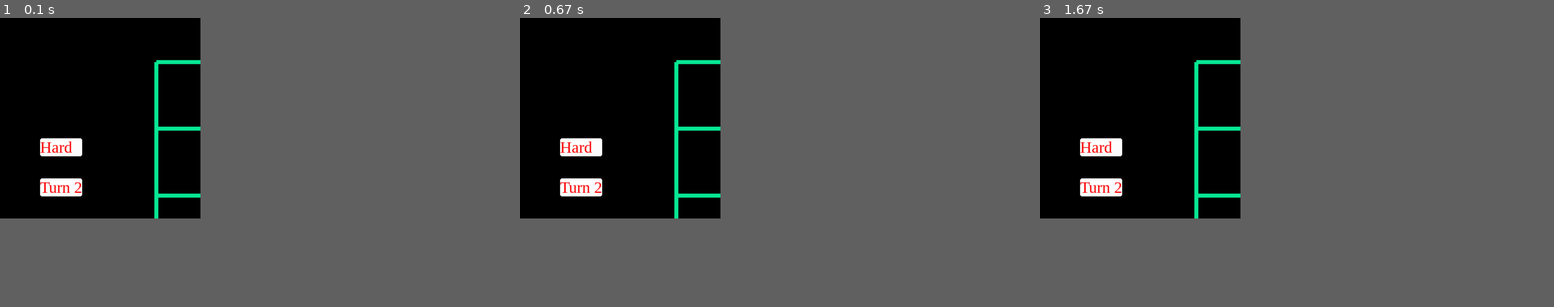
Above: before the commit, frames 1-3 (left to right).
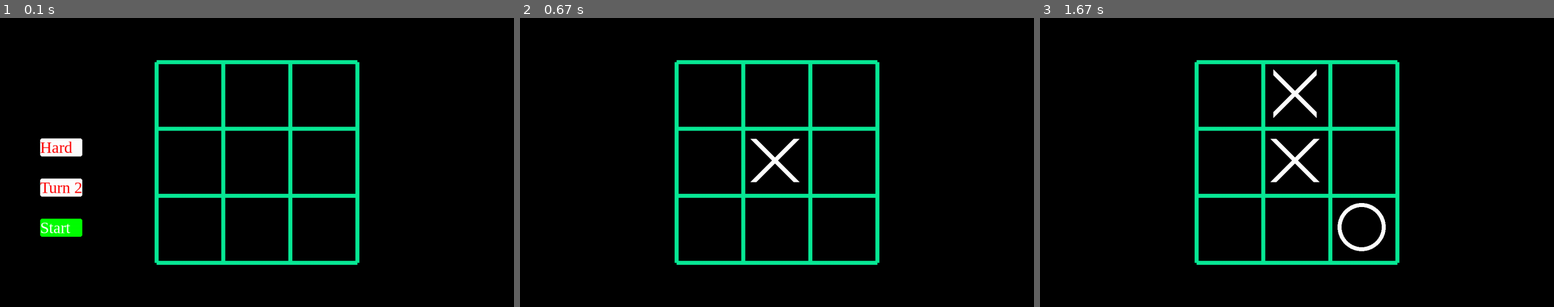
Above: after the commit, the same moments.

Repository: Matin-Modarresi/Tic-Tac-Toe
Game: pygame game, started from Tic_Tac_Toe.py
Two runs of this game, one before a commit and one after it. Both use one fixed random seed, a clock stepped at 60 frames per second and the inputs below.
Inputs (mouse positions are in pixels of both pictures, inside the frame that each line leads up to):
- Up to frame 1 (0.1 s): no input
- Up to frame 2 (0.67 s): click (576, 228) at 0.38 s, where only the run after the commit has a clickable "Start"
- Up to frame 3 (1.67 s): click (1348, 226) at 0.72 s
The window is 351x351 before the commit and 900x506 after it. Grey fills any space a smaller window leaves; there, only what the larger window draws over its background counts as a difference.

The runs differ from the first frame. In frame 1, 4.9% of the frame differs, in the area x 7-70%, y 14-86%; in frame 2, 5.6%; in frame 3, 6.4%.

Commit message:
project finished(version 1)

Diff:
--- /dev/null
+++ b/Process.txt
@@ -0,0 +1,114 @@
+index_max 0
+0 0
+
+x - -
+- - -
+- - -
+
+
+6.5             6.5             6.5             6.5             10.5            6.5             6.5             6.5             6.5
+nozoli2.0 	nozoli1.5 	nozoli1 	nozoli1.5 	nozoli2.0 	nozoli1.5 	nozoli1 	nozoli1.5 	nozoli2.0
+soudi 1 	soudi 1.5 	soudi 2.0 	soudi 1.5 	soudi 2.0 	soudi 1.5 	soudi 2.0 	soudi 1.5 	soudi 1
+ofoghi2.0 	ofoghi2.0 	ofoghi2.0 	ofoghi2.0 	ofoghi2.0 	ofoghi2.0 	ofoghi2.0 	ofoghi2.0 	ofoghi2.0
+amoodi2.0 	amoodi2.0 	amoodi2.0 	amoodi2.0 	amoodi2.0 	amoodi2.0 	amoodi2.0 	amoodi2.0 	amoodi2.0
+x - -           - x -           - - x           - - -           - - -           - - -           - - -           - - -           - - -
+- - -           - - -           - - -           x - -           - x -           - - x           - - -           - - -           - - -
+- - -           - - -           - - -           - - -           - - -           - - -           x - -           - x -           - - x
+
+3.0             3.0             3.0             -0.5            2.0             3.0             2.0             2.5
+nozoli-1.5 	nozoli-1 	nozoli-1.5 	nozoli-1.5 	nozoli-1.5 	nozoli-1 	nozoli-1.5 	nozoli-1.5
+soudi -1.5 	soudi -2.0 	soudi -1.5 	soudi -2.0 	soudi -1.5 	soudi -2.0 	soudi -1.5 	soudi -1
+ofoghi-1.5 	ofoghi-1.5 	ofoghi-2.0 	ofoghi-2.0 	ofoghi-2.0 	ofoghi-2.0 	ofoghi-2.0 	ofoghi-2.0
+amoodi-2.0 	amoodi-2.0 	amoodi-1.5 	amoodi-2.0 	amoodi-2.0 	amoodi-1.5 	amoodi-2.0 	amoodi-2.0
+x o -           x - o           x - -           x - -           x - -           x - -           x - -           x - -
+- - -           - - -           o - -           - o -           - - o           - - -           - - -           - - -
+- - -           - - -           - - -           - - -           - - -           o - -           - o -           - - o
+
+#####################################################################################################################################################################
+index_max 1
+0 2
+
+x - x
+- o -
+- - -
+
+
+6.5             6.0             6.5             6.5             6.0             6.5             6.0
+nozoli1.5 	nozoli1 	nozoli1.5 	nozoli1.5 	nozoli1 	nozoli1.5 	nozoli1
+soudi 1.5 	soudi 1 	soudi 1.5 	soudi 1.5 	soudi 1 	soudi 1.5 	soudi 1
+ofoghi2.5 	ofoghi2.5 	ofoghi1 	ofoghi1 	ofoghi2.0 	ofoghi2.0 	ofoghi2.0
+amoodi1 	amoodi2.0 	amoodi2.5 	amoodi2.0 	amoodi2.5 	amoodi1 	amoodi2.0
+x x -           x - x           x - -           x - -           x - -           x - -           x - -
+- o -           - o -           x o -           - o x           - o -           - o -           - o -
+- - -           - - -           - - -           - - -           x - -           - x -           - - x
+
+-0.5            193.6           193.6           194.1           193.1           194.1
+nozoli-1.5 	nozoli-1.5 	nozoli-1.5 	nozoli-1 	nozoli-1.5 	nozoli-2
+soudi -1.5 	soudi -1.5 	soudi -1.5 	soudi -2 	soudi -1.5 	soudi -1
+ofoghi-1 	ofoghi-2.5 	ofoghi-2.5 	ofoghi-2.0 	ofoghi-2.0 	ofoghi-2.0
+amoodi-2.5 	amoodi-1.5 	amoodi-1.5 	amoodi-1.5 	amoodi-2.5 	amoodi-1.5
+x o x           x - x           x - x           x - x           x - x           x - x
+- o -           o o -           - o o           - o -           - o -           - o -
+- - -           - - -           - - -           o - -           - o -           - - o
+
+#####################################################################################################################################################################
+index_max 0
+1 0
+
+x o x
+x o -
+- - -
+
+
+-161.17          -161.17          -160.67          5.5             -160.67
+nozoli1.5 	nozoli1 	nozoli1 	nozoli1.5 	nozoli1
+soudi 1 	soudi 1.5 	soudi 1 	soudi 1.5 	soudi 1
+ofoghi1 	ofoghi1 	ofoghi2.0 	ofoghi2.0 	ofoghi2.0
+amoodi2.5 	amoodi2.5 	amoodi2.5 	amoodi1 	amoodi2.5
+x o x           x o x           x o x           x o x           x o x
+x o -           - o x           - o -           - o -           - o -
+- - -           - - -           x - -           - x -           - - x
+
+136.29          -1.5            -167.17          136.79
+nozoli-2 	nozoli-1 	nozoli-1 	nozoli-2
+soudi -1.5 	soudi -2 	soudi -1.5 	soudi -1
+ofoghi-2 	ofoghi-2.0 	ofoghi0 	ofoghi-2.0
+amoodi-1.5 	amoodi-1 	amoodi-3 	amoodi-1.5
+x o x           x o x           x o x           x o x
+x o o           x o -           x o -           x o -
+- - -           o - -           - o -           - - o
+
+#####################################################################################################################################################################
+index_max 0
+1 2
+
+x o x
+x o x
+o - -
+
+
+-119.38          4.5             -119.38
+nozoli1 	nozoli2 	nozoli1
+soudi 1.5 	soudi 1.5 	soudi 1
+ofoghi1 	ofoghi1.5 	ofoghi1.5
+amoodi2.5 	amoodi1 	amoodi2.5
+x o x           x o x           x o x
+x o x           x o -           x o -
+o - -           o x -           o - x
+
+-125.38          -0.5
+nozoli-1 	nozoli-2
+soudi -1 	soudi -1
+ofoghi0 	ofoghi-2.5
+amoodi-3 	amoodi-1
+x o x           x o x
+x o x           x o x
+o o -           o - o
+
+#####################################################################################################################################################################
+index_max 0
+2 1
+
+x o x
+x o x
+o x o
--- a/PyGame.py
+++ b/PyGame.py
@@ -12,8 +12,7 @@
 width = 10
 space=length/6
 selected_cell=[]
-mids = [(windowSize[0][0]-length)/2,(windowSize[0][1]-width)/2,(windowSize[0][1]-length)/2,
-		(windowSize[0][0]-width)/2]
+
 
 mid_length_hor = (windowSize[0][0]-length)/2
 mid_width_hor = (windowSize[0][1]-width)/2
@@ -65,7 +64,7 @@
 len_rect = 105
 width_rect = 45
 
-def click_on_difficulty(win,x,y,state_diff,state_turn):
+def click_on_difficulty(win,x,y,state_diff,state_turn,start):
 
 	basicFont = pygame.font.SysFont("Times New Roman", 40)
 
@@ -80,11 +79,14 @@
 	else:
 		text_turn = basicFont.render('Turn 1', True,(255,0,0))
 
+	text_start = basicFont.render('Start', True,(255,255,255))
 
 	button_diff = pygame.draw.rect(win,(255,255,255),(x,y,len_rect,width_rect),border_radius=5)
 	button_turn = pygame.draw.rect(win,(255,255,255),(x,y+100,len_rect,width_rect),border_radius=5)
+	button_start = pygame.draw.rect(win,(0,255,0),(x,y+200,len_rect,width_rect),border_radius=5)
 	win.blit(text_diff,(x,y))
 	win.blit(text_turn,(x,y+100))
+	win.blit(text_start,(x,y+200))
 	pygame.display.update()
 	for event in pygame.event.get():
 		if event.type == pygame.KEYDOWN and event.key == pygame.K_ESCAPE:
@@ -96,31 +98,21 @@
 			if button_diff.collidepoint(mouse_pos):
 				#print(-state_diff)
 				state_diff=-state_diff
-				return state_diff,state_turn
 
 			if button_turn.collidepoint(mouse_pos):
 				#print(-state_turn)
 				state_turn=-state_turn
-				return state_diff,state_turn
 
-def click_on_turn(win,x,y,state):
-	basicFont = pygame.font.SysFont("Times New Roman", 40)
-	if state==1:
-		text = basicFont.render('Turn 2', True,(255,0,0))
-	else:
-		text = basicFont.render('Turn 1', True,(255,0,0))
+			if button_start.collidepoint(mouse_pos):
+				start=-start
+
+			return state_diff,state_turn,start
 
 
-	button = pygame.draw.rect(win,(255,255,255),(x,y,len_rect,width_rect),border_radius=5)
-	win.blit(text,(x,y))
-	pygame.display.update()
-	for event in pygame.event.get():
-		if event.type == pygame.KEYDOWN and event.key == pygame.K_ESCAPE:
-			pygame.quit()
-			sys.exit()
-		if event.type == pygame.MOUSEBUTTONDOWN:
-			mouse_pos = event.pos  # gets mouse position
-
-			if button.collidepoint(mouse_pos):
-				print(-state)
-				return -state
+def show_result(win,str,color):
+	basicFont = pygame.font.SysFont("Times New Roman", 100)
+	text = basicFont.render(str, True,color,(255,255,255))
+	#pygame.draw.rect(win,(255,255,255),(windowSize[0][0]//2-2*space, windowSize[0][1]// 2-space,text.get_rect()[2],text.get_rect()[3]),border_radius=5)
+	#textRect = text.get_rect()
+	#textRect.center = (windowSize[0][0]//2, windowSize[0][1]// 2)
+	win.blit(text,(windowSize[0][0]//2-2*space, windowSize[0][1]// 2-space))
--- a/Tic_Tac_Toe.py
+++ b/Tic_Tac_Toe.py
@@ -3,41 +3,22 @@
 import os
 import PyGame as pg
 import sys
-game_board = [['-' for i in range(3)]for j in range(3)]
-
-clock=pg.pygame.time.Clock()
-
-state_turn=1
-state_difficulty = 1
-print(pg.windowSize)
-print(pg.space)
-print(pg.cell_hor)
-print(pg.cell_ver)
-window = pg.pygame.display.set_mode((500,500))
-
-print(pg.len_rect,pg.width_rect)
-while True:
-	pg.game_board(window,0,0,-1)
-
-	b=pg.click_on_difficulty(window,100,300,state_difficulty,state_turn)
-	if b!=None:
-		state_difficulty=b[0]
-		state_turn = b[1]
-		print(b)
-
-
-
-
-
-	for event in pg.GAME_EVENTS.get():
-		if event.type == pg.pygame.KEYDOWN and event.key == pg.pygame.K_ESCAPE:
-			pg.pygame.quit()
-			sys.exit()
-	#clock.tick(30)
-	pg.pygame.display.update()
-
-
-
+
+
+#while 1:
+#	pg.game_board(window,0,0,-1)
+#	pg.show_result(window,'  draw  ',(0,255,255))
+#
+#
+#
+#
+#
+#	for event in pg.GAME_EVENTS.get():
+#		if event.type == pg.pygame.KEYDOWN and event.key == pg.pygame.K_ESCAPE:
+#			pg.pygame.quit()
+#			sys.exit()
+#
+#	pg.pygame.display.update()
 
 
 def print2d(arr):
@@ -295,24 +276,66 @@
 	return True,count,check,check_
 
 
-column=None ; row=None
-
+
+
+
+
+
+window = pg.pygame.display.set_mode(*pg.windowSize)
+
+
+column=None
 last_level=0
 turn = 0
 stop_turn=5
 stop=0
 
-game_finished = True
-
+game_finished = False
+
+game_board = [['-' for i in range(3)]for j in range(3)]
+
+
+
+state_turn=1
+state_difficulty = 1
+start=1
+print(pg.windowSize)
+print(pg.space)
+print(pg.cell_hor)
+print(pg.cell_ver)
+
+
+print(pg.len_rect,pg.width_rect)
 
 
 process = open('Process.txt','w')
 
 
 
+while start==1:
+	pg.game_board(window,0,0,-1)
+
+	b=pg.click_on_difficulty(window,100,300,state_difficulty,state_turn,start)
+	if b!=None:
+		state_difficulty=b[0]
+		state_turn = b[1]
+		start=b[2]
+		print(b)
+
+
+
+
+
+	for event in pg.GAME_EVENTS.get():
+		if event.type == pg.pygame.KEYDOWN and event.key == pg.pygame.K_ESCAPE:
+			pg.pygame.quit()
+			sys.exit()
+
+	pg.pygame.display.update()
+
+window.fill((0,0,0))
+
 change_turn = 0 if state_turn is 1 else 1
-
-
 
 while not game_finished:
 
@@ -359,6 +382,7 @@
 
 		if tree.leaves[index_max].status==1:
 			print("you lose")
+			pg.show_result(window,'You Loss',(255,0,0))
 			process.close()
 			game_finished = True
 			break
@@ -388,7 +412,7 @@
 	else:
 
 		column=None
-
+		pg.game_board(window,1,1,-1)
 		while column==None:
 
 			a = pg.click_on_cell(window)
@@ -411,6 +435,7 @@
 
 		if tree.leaves[column].status == -1:
 			print('you win')
+			#pg.show_result(window,'You Win',(0,255,0))
 			process.close()
 			game_finished = True
 			break
